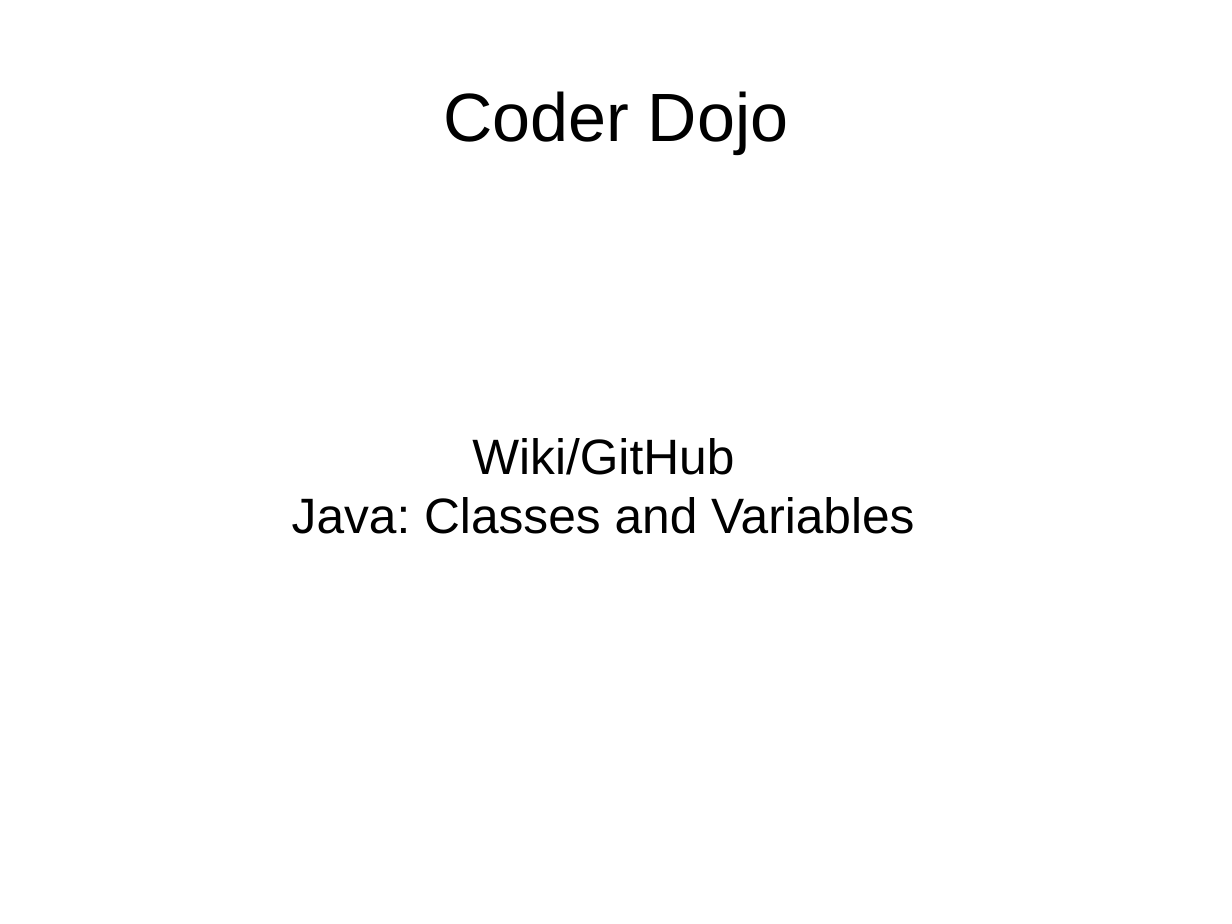
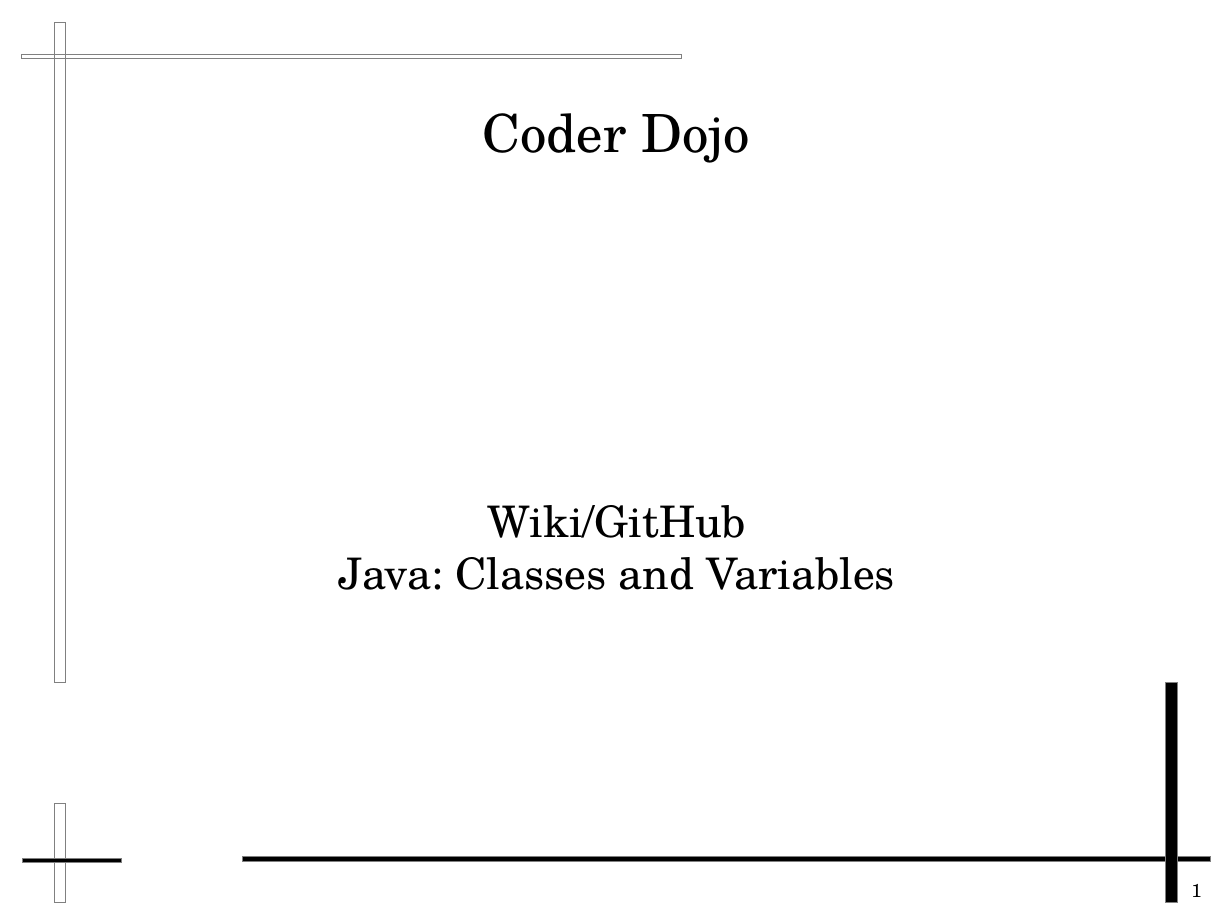
Before and after one commit to FredXCoders/HelloDojo, a slide deck: slide 1 of lessons/Java Classes and Variables.odp. Drawn at 1232x924 pixels with LibreOffice and Linux fonts; fonts in the diff are those of the drawing. Boxes give left, top, right and bottom in pixels: in the first picture for what was removed or moved away, otherwise in the second. Text is boxed around its words. In the diff, an @@ line names an element or a change of style, - is before the commit and + after.

```diff
--- a/lessons/Java Classes and Variables.odp
+++ b/lessons/Java Classes and Variables.odp
@@ rectangle added at <box>55,22,67,683</box>, outline #808080 0 pt @@
@@ rectangle added at <box>22,54,683,58</box>, outline #808080 0 pt @@
@@ title "Coder Dojo": place and size @@
-title "Coder Dojo" at <box>443,91,788,153</box>
+title "Coder Dojo" at <box>482,113,750,163</box>
@@ title "Coder Dojo" at <box>482,113,750,163</box>: size 44 to 33.9 pt, font Arial to TeX Gyre Schola @@
@@ subtitle "Wiki/GitHub": place and size @@
-subtitle "Wiki/GitHub" at <box>292,438,914,534</box>
+subtitle "Wiki/GitHub" at <box>338,505,895,590</box>
@@ subtitle "Wiki/GitHub" at <box>338,505,895,590</box>: size 32 to 28 pt, font Arial to TeX Gyre Schola @@
@@ rectangle added at <box>1166,683,1178,903</box>, fill #000000, outline #808080 0 pt @@
@@ rectangle added at <box>54,804,66,903</box>, outline #808080 0 pt @@
@@ rectangle added at <box>22,859,122,863</box>, fill #000000, outline #808080 0 pt @@
@@ rectangle added at <box>243,856,1211,861</box>, fill #000000, outline #808080 0 pt @@
@@ page number added at <box>1191,884,1201,897</box>, 12 pt, text #000000 @@
+1
```
Also in this commit, not shown: 9 other slides changed, 1 other file.
